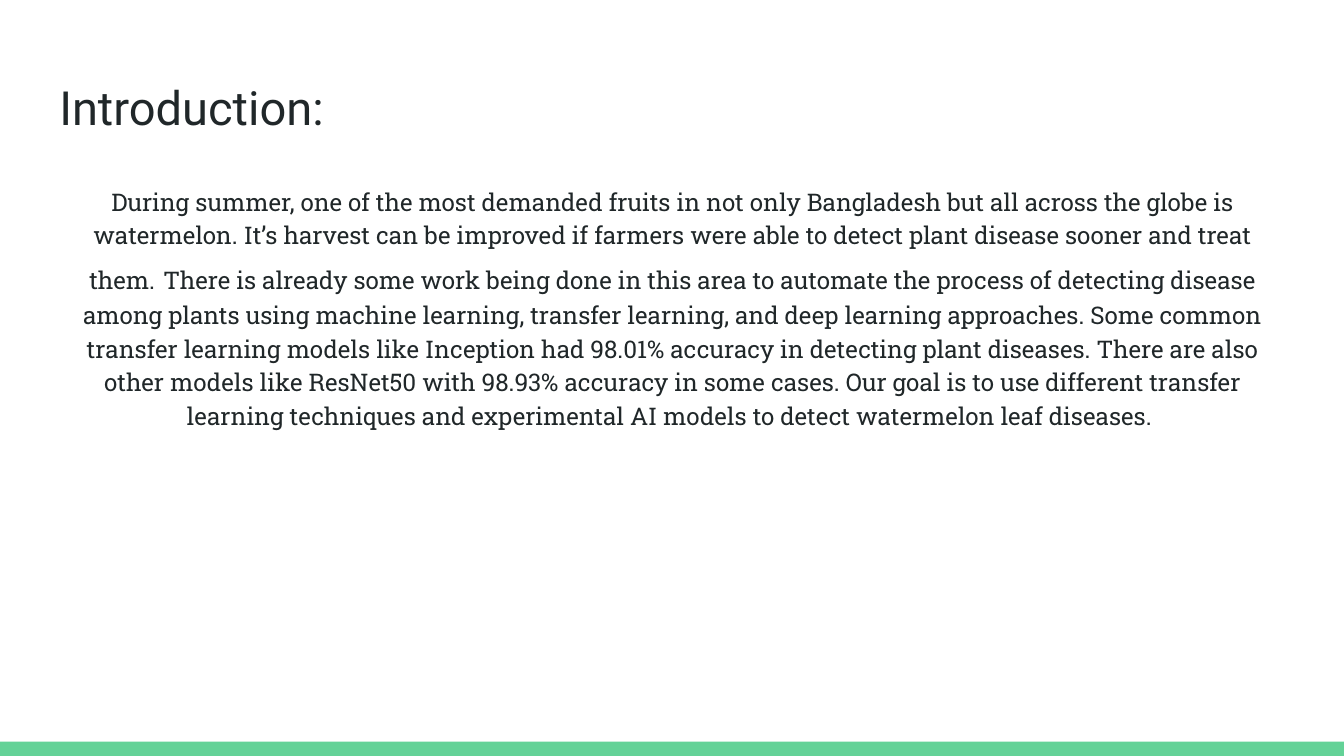
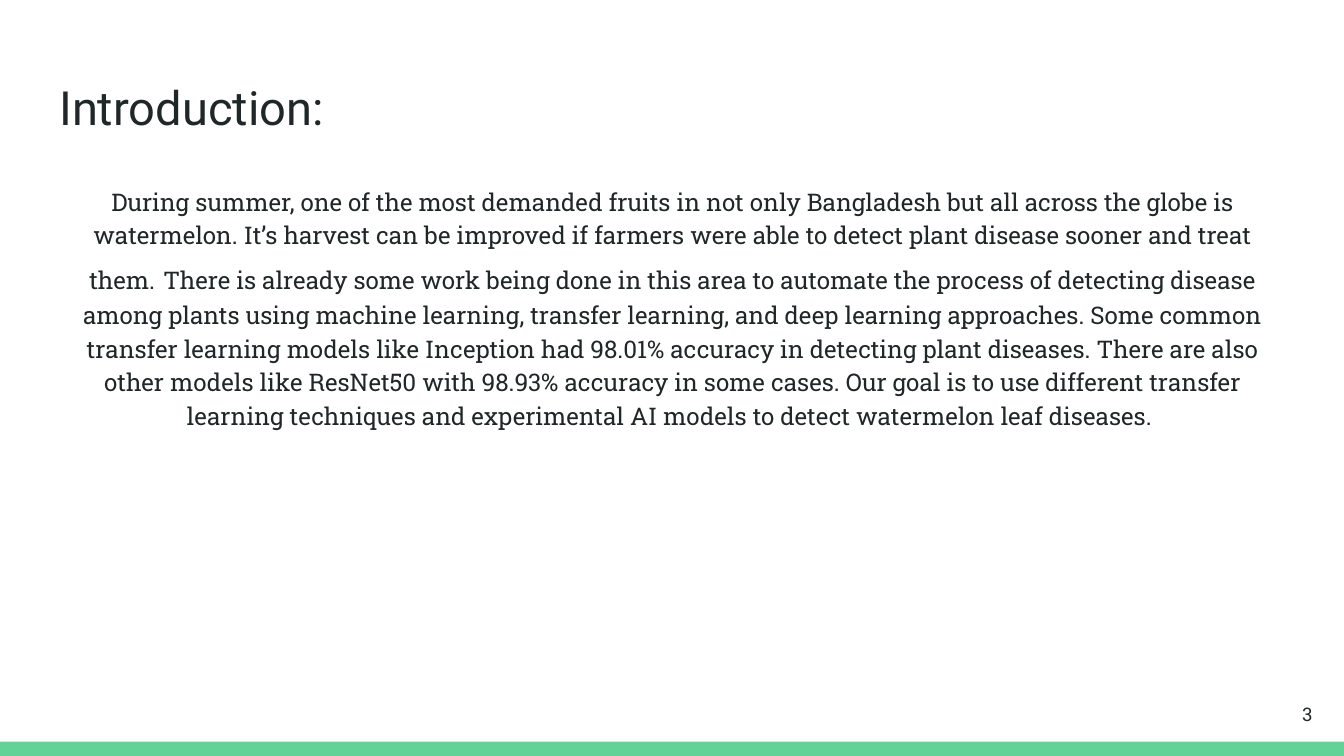
Before and after one commit to mdFuadIslam/cse438, a slide deck: slide 3 of Submission4/Slide.pptx (slide 2 before the commit). Drawn at 1344x756 pixels with LibreOffice and Linux fonts; fonts in the diff are those of the drawing. Boxes give left, top, right and bottom in pixels: in the first picture for what was removed or moved away, otherwise in the second. Text is boxed around its words. In the diff, an @@ line names an element or a change of style, - is before the commit and + after.

```diff
--- a/Submission4/Slide.pptx
+++ b/Submission4/Slide.pptx
@@ page number added at box(1302, 707, 1312, 721), 10 pt, text #202729 @@
+3
```
Also in this commit, not shown: 3 other slides changed, 10 slides added, 2 slides removed, 4 other files.
